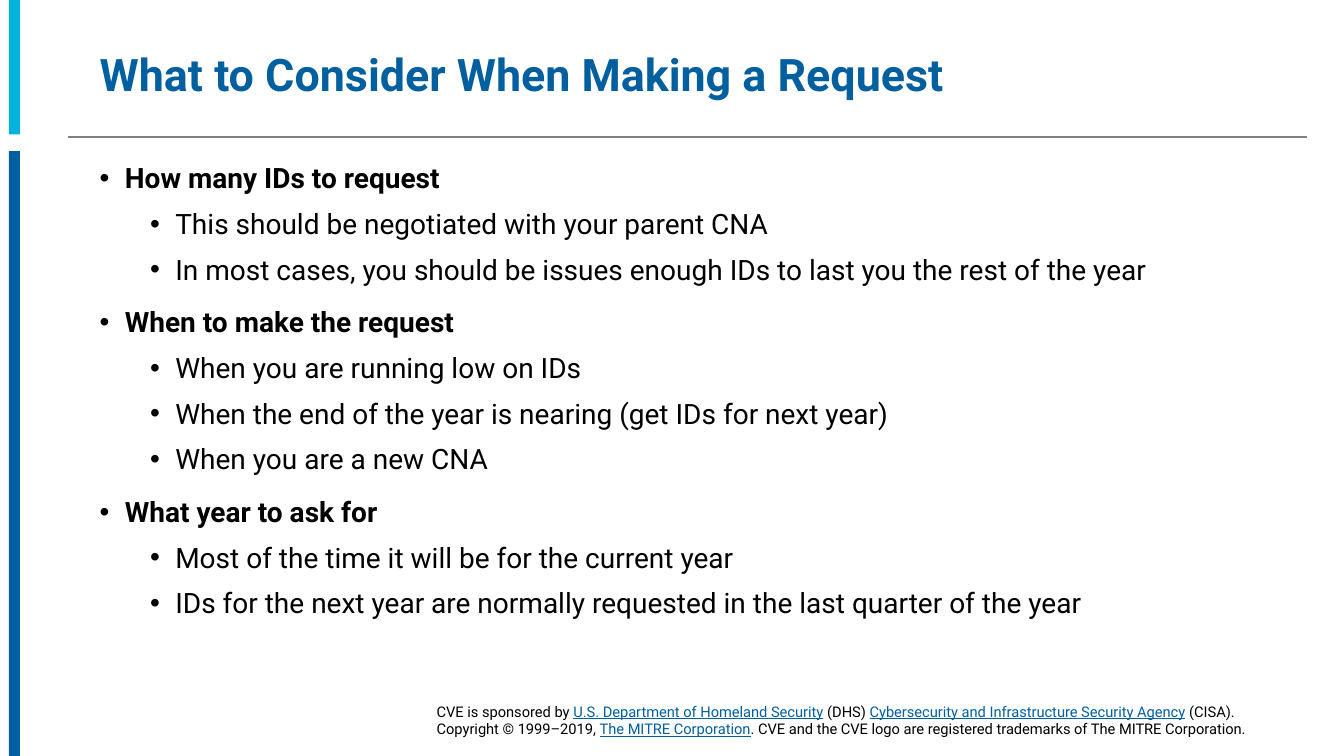
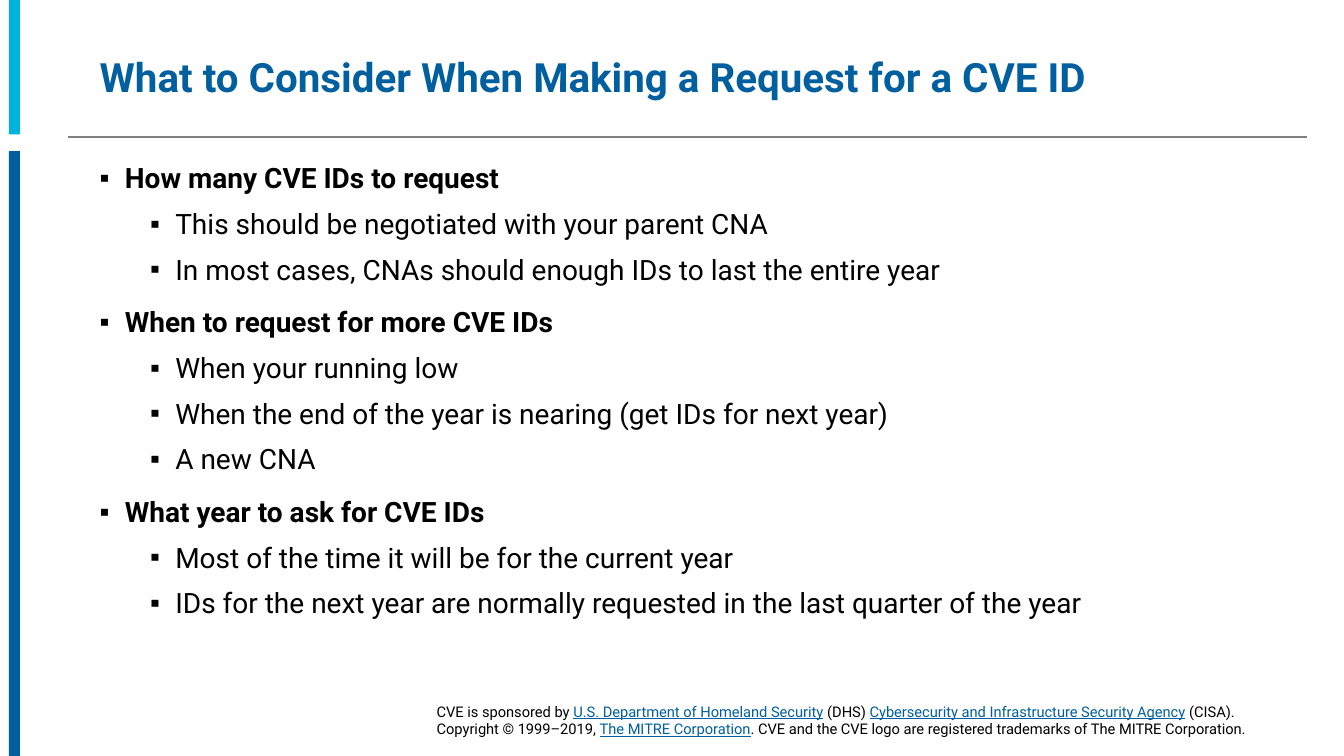
Before and after one commit to CVEProject/cveproject.github.io, a slide deck: slide 12 of docs/cna/CNA_Processes.pptx. Drawn at 1344x756 pixels with LibreOffice and Linux fonts; fonts in the diff are those of the drawing; background and template pictures are left out. Boxes give left, top, right and bottom in pixels: in the first picture for what was removed or moved away, otherwise in the second. Text is boxed around its words. In the diff, an @@ line names an element or a change of style, - is before the commit and + after.

```diff
--- a/docs/cna/CNA_Processes.pptx
+++ b/docs/cna/CNA_Processes.pptx
@@ title at box(100, 61, 1086, 101): text changed; size 32 to 28.8 pt @@
-What to Consider When Making a Request
+What to Consider When Making a Request for a CVE ID
@@ text at box(125, 167, 499, 194): text changed @@
-• How many IDs to request
+▪ How many CVE IDs to request
@@ text at box(175, 213, 1081, 619): bullet • to ▪ @@
@@ text at box(125, 259, 940, 384): text changed @@
-  • In most cases, you should be issues enough IDs to last you the rest of the year
-• When to make the request
-  • When you are running low on IDs
+  ▪ In most cases, CNAs should enough IDs to last the entire year
+▪ When to request for more CVE IDs
+  ▪ When your running low
@@ text at box(125, 448, 485, 528): text changed; bold on @@
-  • When you are a new CNA
-• What year to ask for
+  ▪ A new CNA
+▪ What year to ask for CVE IDs
```
Also in this commit, not shown: 16 other slides changed, 2 slides added, 2 slides removed.
